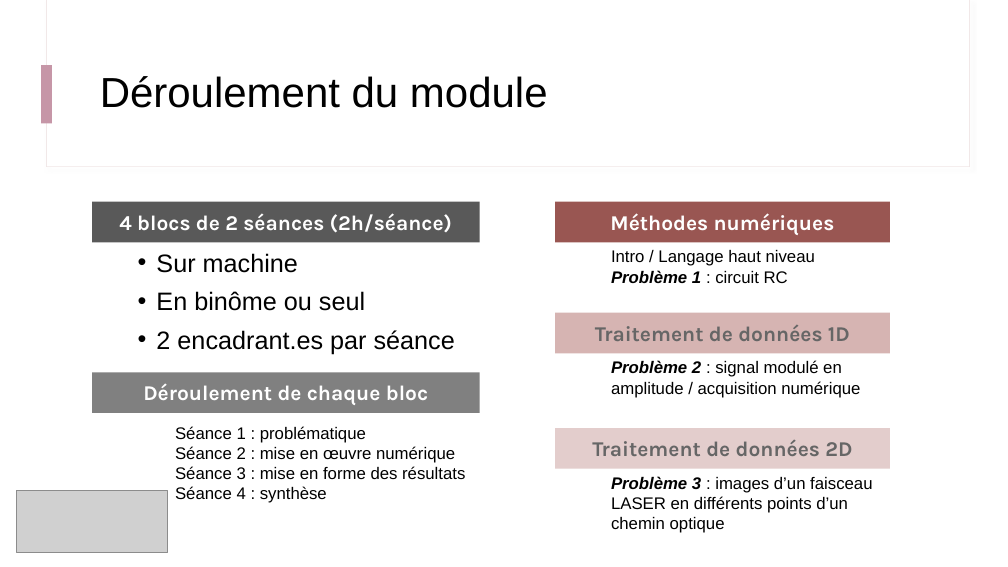
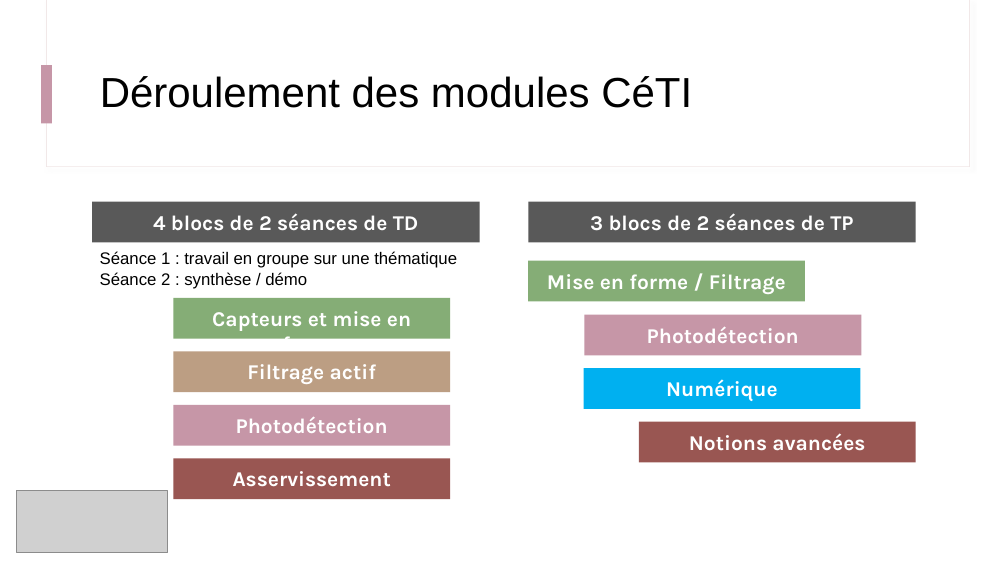
Before and after one commit to IOGS-Digital-Methods/semester-5, a slide deck: slide 10 of electronique/b0_intro/B0_1_CeTI.pptx. Drawn at 1008x567 pixels with LibreOffice and Linux fonts; fonts in the diff are those of the drawing; grey boxes stand for pictures. Boxes give left, top, right and bottom in pixels: in the first picture for what was removed or moved away, otherwise in the second. Text is boxed around its words. In the diff, an @@ line names an element or a change of style, - is before the commit and + after.

```diff
--- a/electronique/b0_intro/B0_1_CeTI.pptx
+++ b/electronique/b0_intro/B0_1_CeTI.pptx
@@ title at (x1=100, y1=76, x2=692, y2=108): text changed @@
-Déroulement du module
+Déroulement des modules CéTI
@@ rectangle added at (x1=529, y1=202, x2=916, y2=243), fill #595959, 20 pt, text #FFFFFF, bold @@
+3 blocs de 2 séances de TP
@@ rectangle removed at (x1=555, y1=202, x2=890, y2=243) @@
-Méthodes numériques
@@ text in rectangle at (x1=153, y1=213, x2=419, y2=231): text changed @@
-4 blocs de 2 séances (2h/séance)
+4 blocs de 2 séances de TD
@@ text at (x1=100, y1=251, x2=457, y2=289): text changed @@
-Séance 1 : problématique
-Séance 2 : mise en œuvre numérique
-Séance 3 : mise en forme des résultats
-Séance 4 : synthèse
+Séance 1 : travail en groupe sur une thématique
+Séance 2 : synthèse / démo
@@ text removed at (x1=156, y1=253, x2=455, y2=354) @@
-  • Sur machine
-  • En binôme ou seul
-  • 2 encadrant.es par séance
@@ rectangle added at (x1=529, y1=261, x2=805, y2=302), fill #85AD76, 20 pt, text #FFFFFF, bold @@
+Mise en forme / Filtrage
@@ text removed at (x1=611, y1=250, x2=815, y2=283) @@
-Intro / Langage haut niveau
-Problème 1 : circuit RC
@@ rectangle added at (x1=173, y1=298, x2=450, y2=339), fill #85AD76, 20 pt, text #FFFFFF, bold @@
+Capteurs et mise en forme
@@ rectangle removed at (x1=555, y1=313, x2=890, y2=354) @@
-Traitement de données 1D
@@ rectangle added at (x1=585, y1=315, x2=861, y2=355), fill #C696A7, 20 pt, text #FFFFFF, bold @@
+Photodétection
@@ rectangle added at (x1=173, y1=352, x2=450, y2=392), fill #BC9E83, 20 pt, text #FFFFFF, bold @@
+Filtrage actif
@@ rectangle removed at (x1=92, y1=372, x2=479, y2=413) @@
-Déroulement de chaque bloc
@@ rectangle added at (x1=584, y1=368, x2=861, y2=409), fill #00B0F0, 20 pt, text #FFFFFF, bold @@
+Numérique
@@ text removed at (x1=611, y1=360, x2=860, y2=398) @@
-Problème 2 : signal modulé en amplitude / acquisition numérique
@@ rectangle added at (x1=173, y1=405, x2=450, y2=446), fill #C696A7, 20 pt, text #FFFFFF, bold @@
+Photodétection
@@ rectangle removed at (x1=555, y1=428, x2=890, y2=469) @@
-Traitement de données 2D
@@ rectangle added at (x1=639, y1=422, x2=916, y2=463), fill #995652, 20 pt, text #FFFFFF, bold @@
+Notions avancées
@@ rectangle added at (x1=173, y1=458, x2=450, y2=499), fill #995652, 20 pt, text #FFFFFF, bold @@
+Asservissement
@@ text removed at (x1=611, y1=476, x2=872, y2=533) @@
-Problème 3 : images d’un faisceau LASER en différents points d’un chemin optique
```
